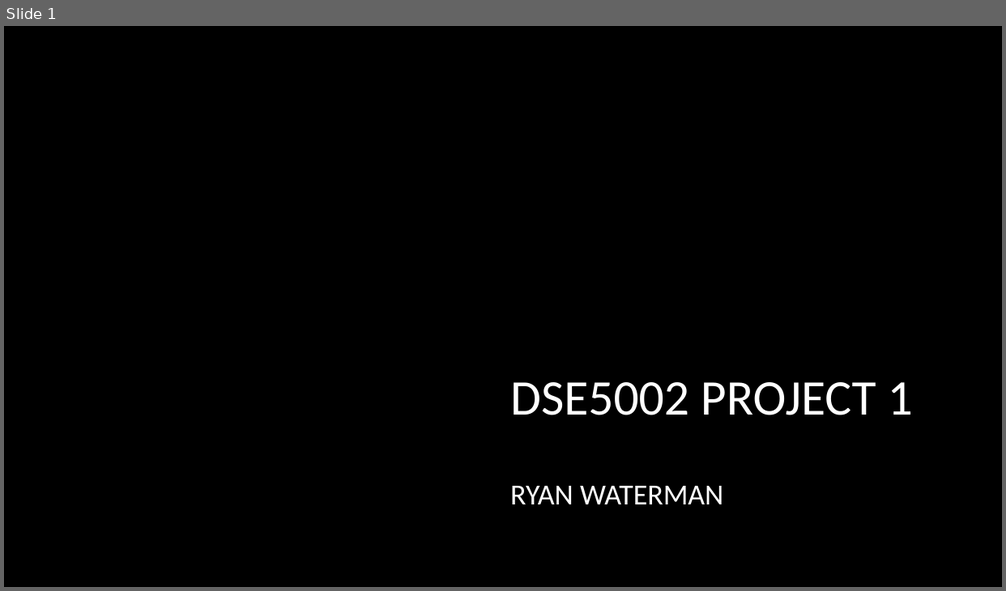
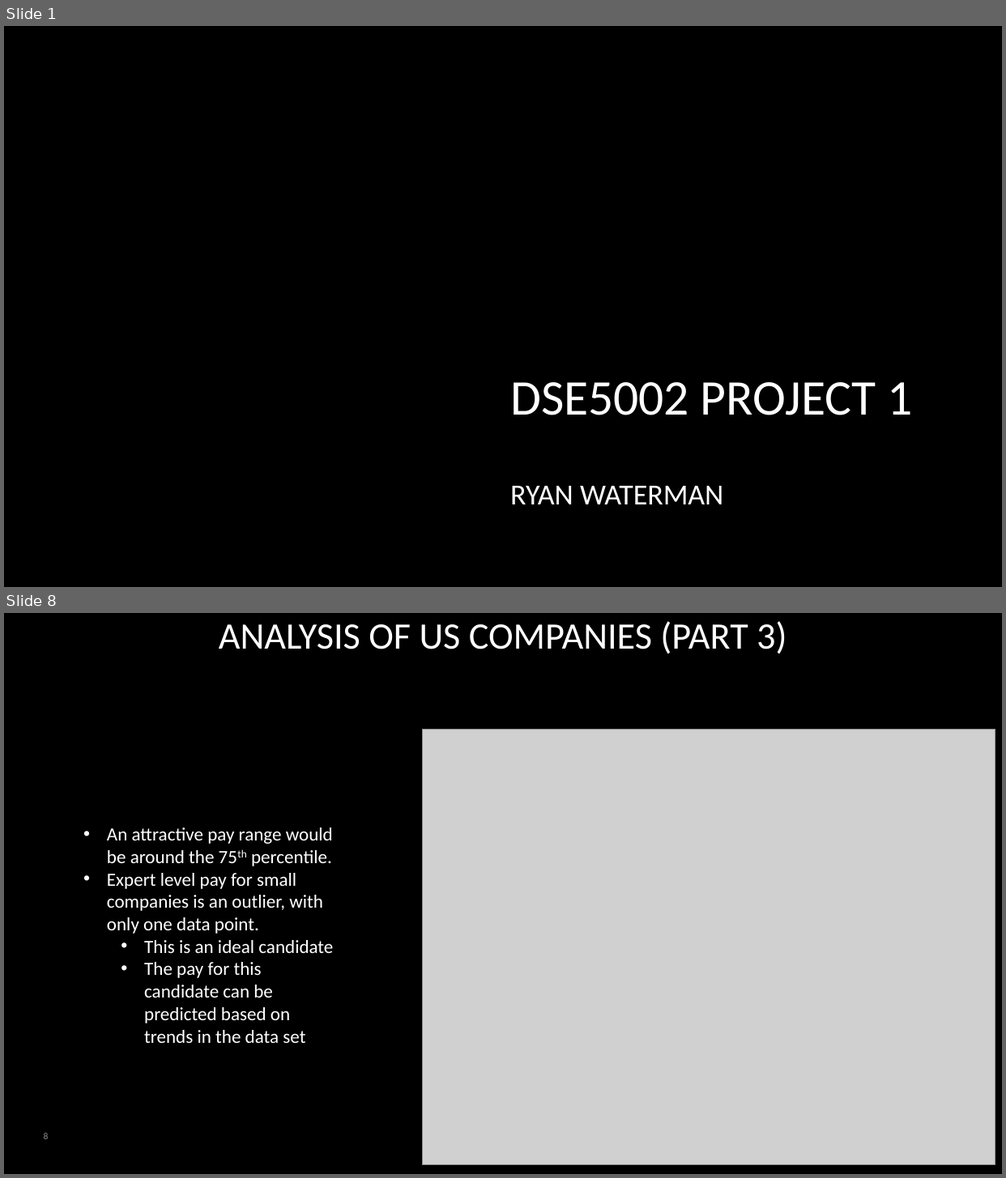
Before and after one commit to rcwaterman/DSE5002_Project_1, a slide deck: Presentation/Project_1_Presentation.pptx. Shown one above the other, each under a label of ours: slide 1 before the commit, slides 1 and 8 after it; the slides between them are not shown. The pictures are 1006x591 and 1006x1178 pixels, drawn with LibreOffice and Linux fonts; fonts in the diff are those of the drawing; grey boxes stand for pictures; background and template pictures are left out. Boxes give left, top, right and bottom in pixels: in the first picture for what was removed or moved away, otherwise in the second. Text is boxed around its words. In the diff, an @@ line names an element or a change of style, - is before the commit and + after.

Commit message:
Completing analysis

```diff
--- a/Presentation/Project_1_Presentation.pptx
+++ b/Presentation/Project_1_Presentation.pptx
@@ slide 8 added at [4, 613, 1002, 1174], background #000000 @@
@@ title added at [219, 621, 786, 653], 36 pt, text #FFFFFF @@
+ANALYSIS OF US COMPANIES (PART 3)
@@ picture added at [423, 729, 995, 1165] @@
@@ text added at [107, 828, 333, 1043], 18 pt, text #FFFFFF @@
+• An attractive pay range would be around the 75th percentile.
+• Expert level pay for small companies is an outlier, with only one data point.
+  • This is an ideal candidate
+  • The pay for this candidate can be predicted based on trends in the data set
@@ page number added at [44, 1133, 49, 1139], 9 pt, text #8C8C8C @@
+8
```
Also in this commit, not shown: 10 other slides added, 1 slide removed, 5 other files.
